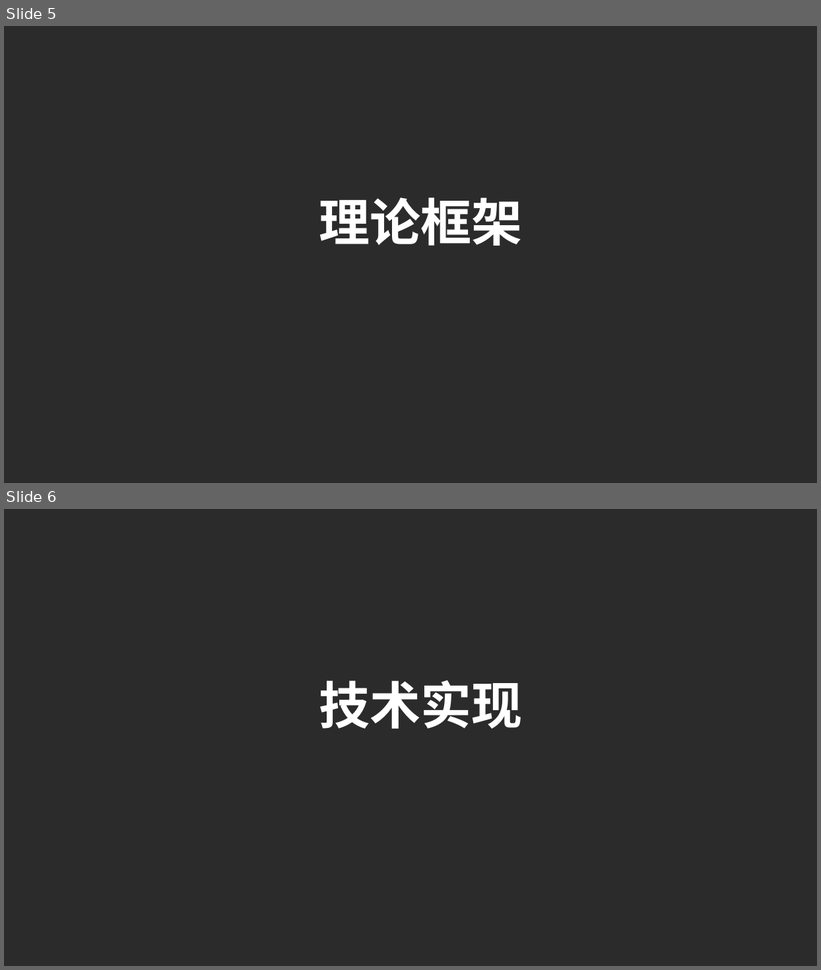
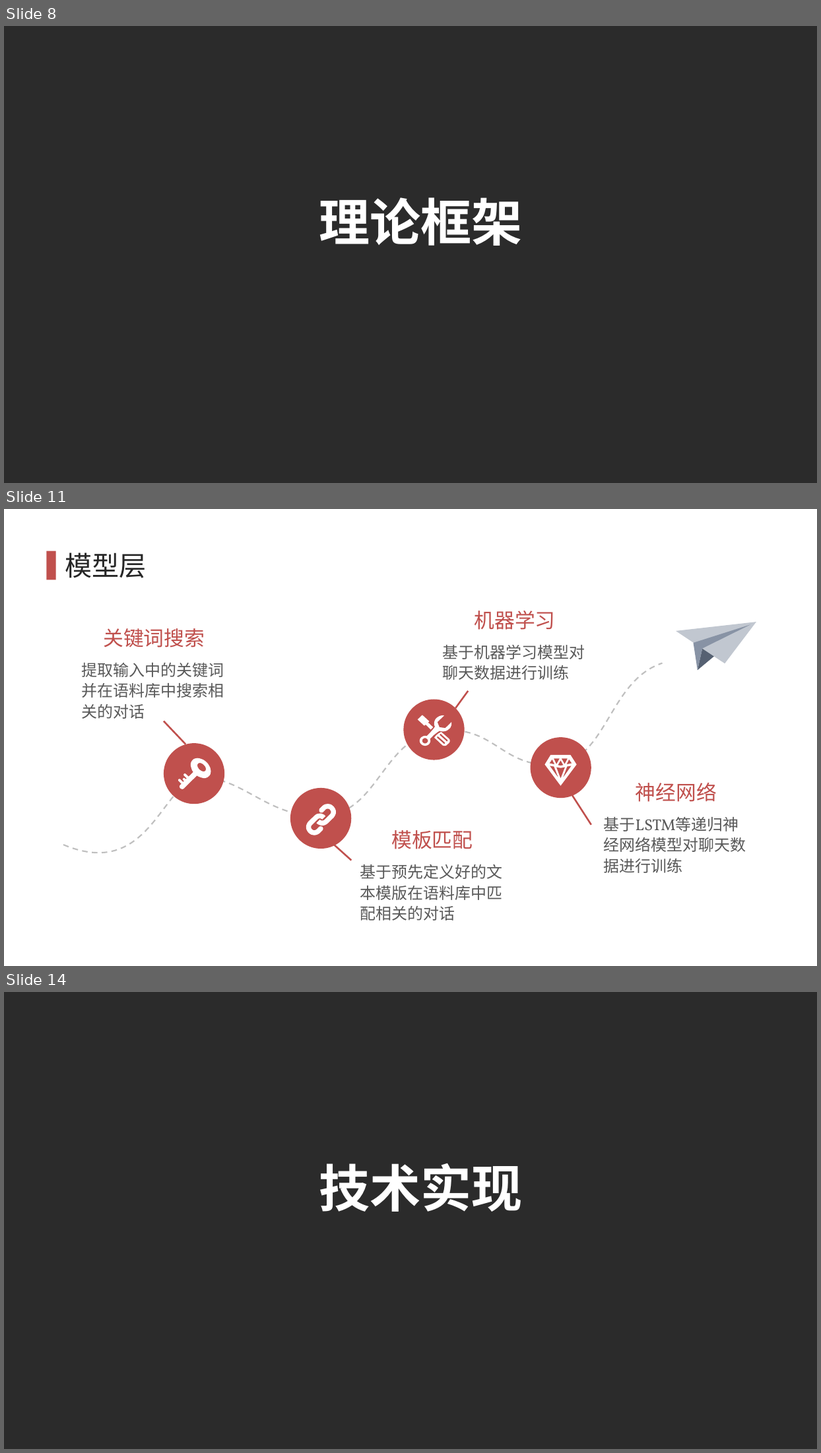
Before and after one commit to HonlanWork/sh_chatbot, a slide deck: ppt/DeepLaw.pptx. Shown one above the other, each under a label of ours: slides 5 and 6 before the commit, slides 8, 11 and 14 after it; the slides between them are not shown. The pictures are 821x970 and 821x1453 pixels, drawn with LibreOffice and Linux fonts; fonts in the diff are those of the drawing; background and template pictures are left out; a plain dark background stands for a picture behind light text. Boxes give left, top, right and bottom in pixels: in the first picture for what was removed or moved away, otherwise in the second. Text is boxed around its words. In the diff, an @@ line names an element or a change of style, - is before the commit and + after.

```diff
--- a/ppt/DeepLaw.pptx
+++ b/ppt/DeepLaw.pptx
@@ slide 11 added at <box>4,509,817,966</box>, background #FFFFFF @@
@@ rectangle added at <box>46,551,56,580</box>, fill #C0504D @@
@@ title added at <box>65,553,146,578</box>, 24 pt, text #262626 @@
+模型层
@@ text added at <box>475,611,556,630</box>, 18 pt, text #C0504D @@
+机器学习
@@ freeform shape added at <box>676,622,756,663</box>, fill #C1C7D0 @@
@@ freeform shape added at <box>694,625,750,670</box>, fill #8893A5 @@
@@ text added at <box>103,628,205,648</box>, 18 pt, text #C0504D @@
+关键词搜索
@@ text added at <box>442,645,585,680</box>, 14 pt, text #595959 @@
+基于机器学习模型对聊天数据进行训练
@@ freeform shape added at <box>63,663,663,882</box>, outline #BFBFBF 1.25 pt dashed @@
@@ text added at <box>81,663,224,719</box>, 14 pt, text #595959 @@
+提取输入中的关键词并在语料库中搜索相关的对话
@@ freeform shape added at <box>698,649,723,671</box>, fill #566172 @@
@@ ellipse added at <box>403,699,464,760</box>, fill #C0504D @@
@@ line added from (468, 691) to (455, 708), #C0504D 1.5 pt @@
@@ line added from (163, 722) to (186, 745), #C0504D 1.5 pt @@
@@ freeform shape added at <box>418,716,452,747</box>, fill #FFFFFF @@
@@ ellipse added at <box>163,743,224,804</box>, fill #C0504D @@
@@ ellipse added at <box>530,737,591,799</box>, fill #C0504D @@
@@ freeform shape added at <box>178,758,211,789</box>, fill #FFFFFF @@
@@ freeform shape added at <box>545,755,576,786</box>, fill #FFFFFF @@
@@ text added at <box>636,783,717,802</box>, 18 pt, text #C0504D @@
+神经网络
@@ ellipse added at <box>290,788,351,849</box>, fill #C0504D @@
@@ freeform shape added at <box>306,804,337,836</box>, fill #FFFFFF @@
@@ line added from (572, 795) to (591, 825), #C0504D 1.5 pt @@
@@ text added at <box>604,817,739,832</box>, 14 pt, text #595959 @@
+基于LSTM等递归神经网络模型对聊天数据进行训练
@@ line added from (333, 844) to (351, 860), #C0504D 1.5 pt @@
@@ text added at <box>391,830,473,850</box>, 18 pt, text #C0504D @@
+模板匹配
@@ text added at <box>360,865,502,921</box>, 14 pt, text #595959 @@
+基于预先定义好的文本模版在语料库中匹配相关的对话
@@ what was slide 5 is now slide 8 @@
@@ what was slide 6 is now slide 14 @@
```
Also in this commit, not shown: 9 other slides added, 1 other file.
